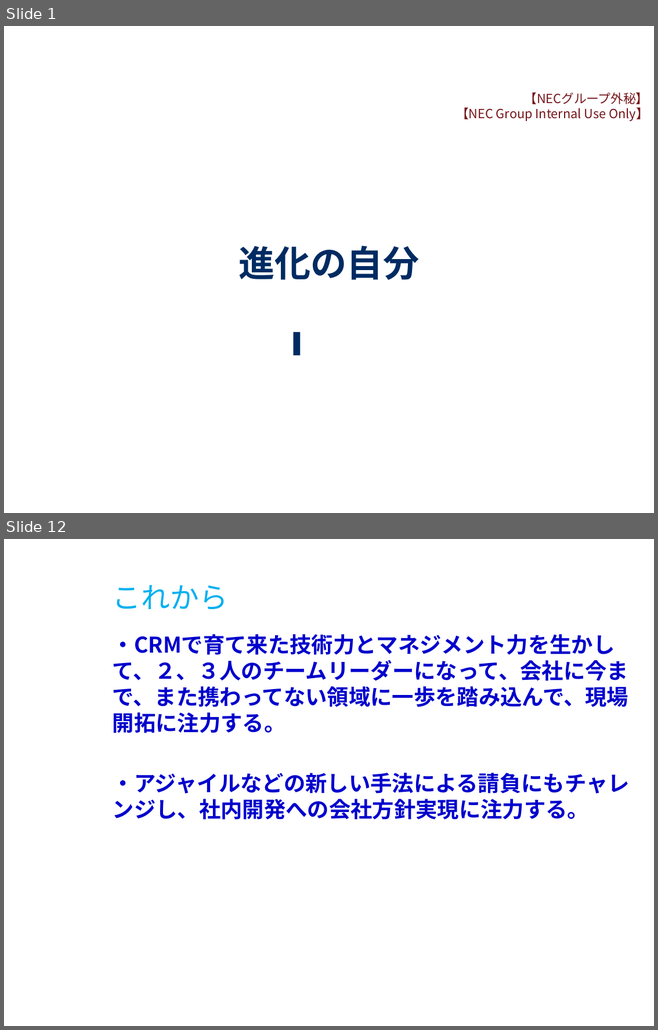
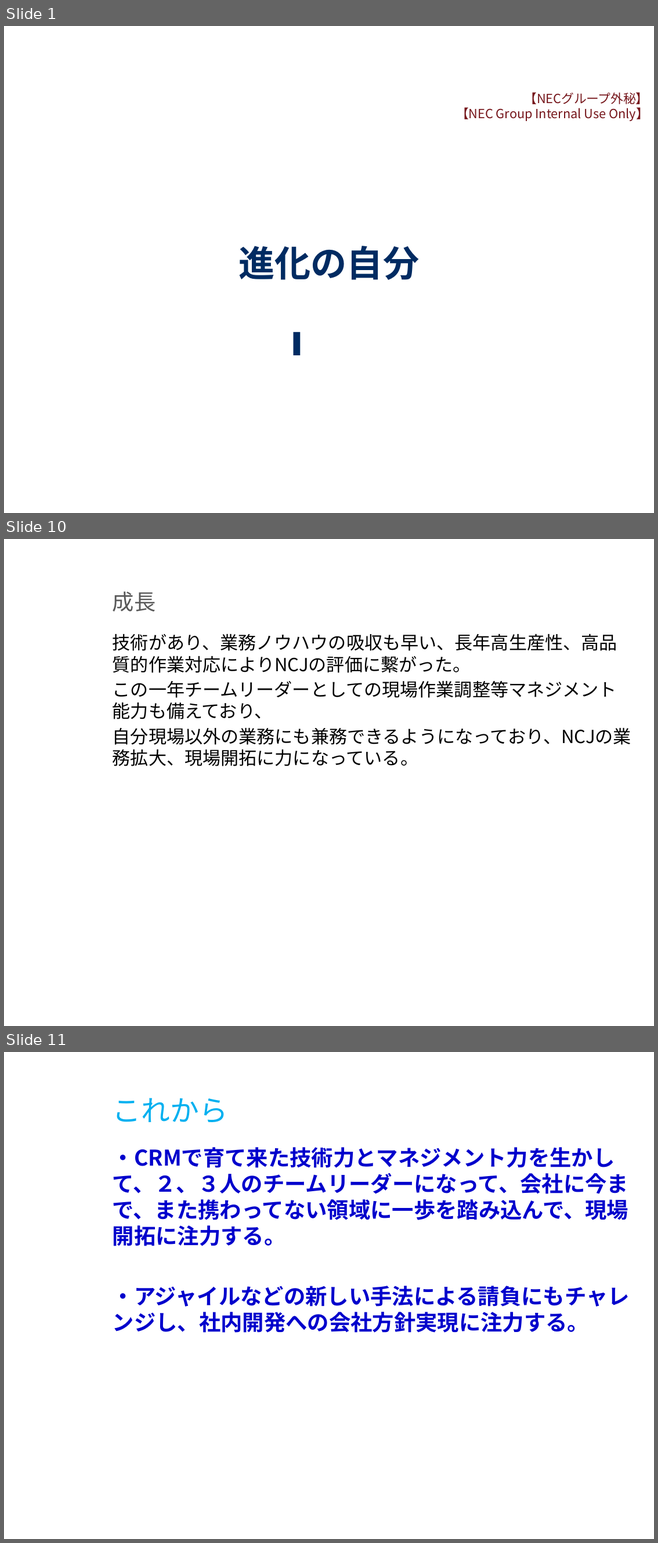
Before and after one commit to milo-bb/test, a slide deck: 昇格プレゼン(徐洋)_new.pptx. Shown one above the other, each under a label of ours: slides 1 and 12 before the commit, slides 1, 10 and 11 after it; the slides between them are not shown. The pictures are 658x1030 and 658x1543 pixels, drawn with LibreOffice and Linux fonts; fonts in the diff are those of the drawing; background and template pictures are left out. Boxes give left, top, right and bottom in pixels: in the first picture for what was removed or moved away, otherwise in the second. Text is boxed around its words. In the diff, an @@ line names an element or a change of style, - is before the commit and + after.

```diff
--- a/昇格プレゼン(徐洋)_new.pptx
+++ b/昇格プレゼン(徐洋)_new.pptx
@@ slide 10 added at (4,539,654,1026), background picture (left out) @@
@@ title added at (112,591,156,611), 18 pt, text #595959 @@
+成長
@@ text added at (112,634,631,766), 15 pt, text #000000 @@
+技術があり、業務ノウハウの吸収も早い、長年高生産性、高品質的作業対応によりNCJの評価に繋がった。
+この一年チームリーダーとしての現場作業調整等マネジメント能力も備えており、
+自分現場以外の業務にも兼務できるようになっており、NCJの業務拡大、現場開拓に力になっている。
@@ what was slide 12 is now slide 11 @@
```
Also in this commit, not shown: 5 slides changed, 3 other slides added, 5 slides removed, 1 other file.
